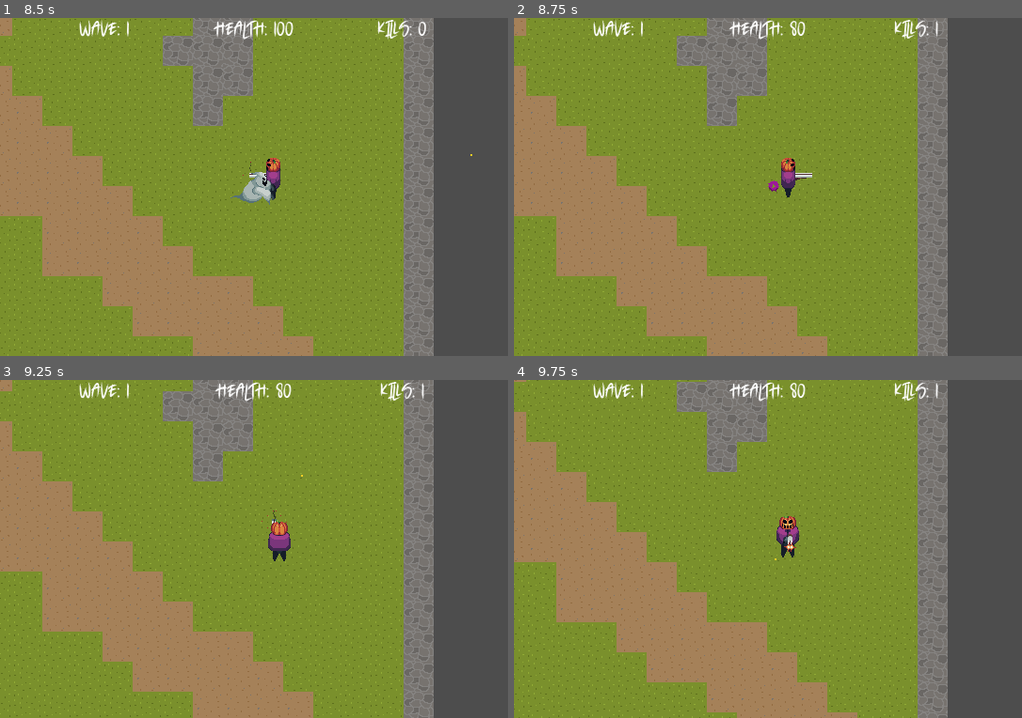
Above: before the commit, frames 1-4 (two rows, left to right).
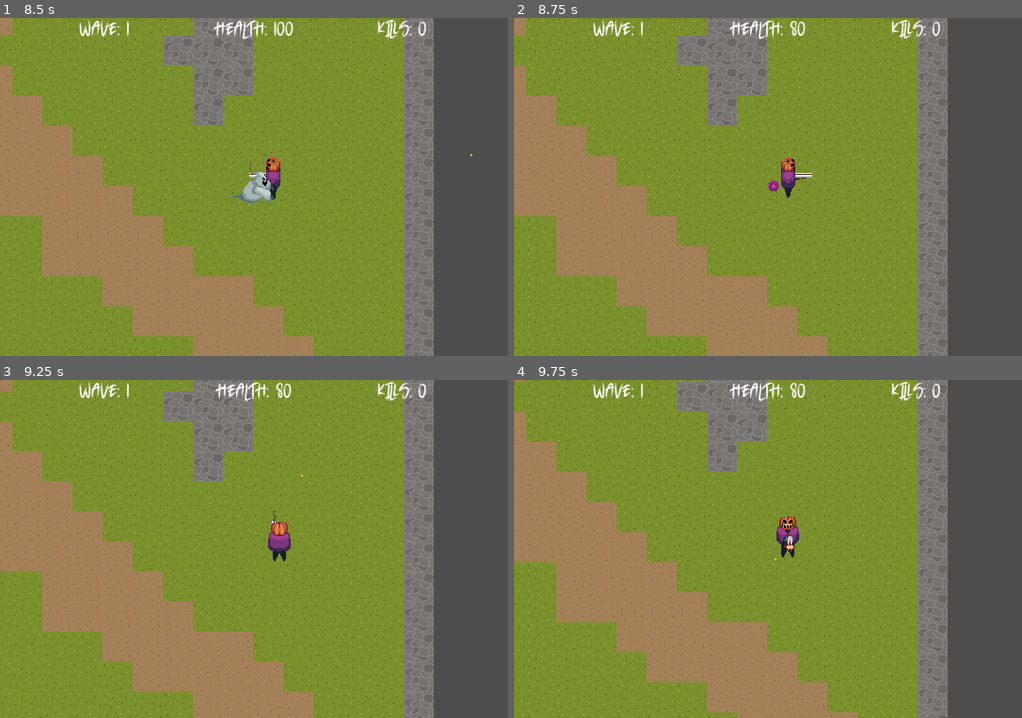
Above: after the commit, the same moments.

Repository: joshuardecker/eternal-harvest
Game: Godot game, scene res://Start/start.tscn
Two runs of this game, one before a commit and one after it. Both use one fixed random seed, a clock stepped at 60 frames per second and the inputs below.
Inputs (mouse positions are in pixels of both pictures, inside the frame that each line leads up to):
- Up to frame 1 (8.5 s): click "Start Game" at 0.5 s; tap Enter at 1.25 s; move the mouse to (365, 170) at 1.27 s; hold D (right) 1.28-2.03 s; click (365, 170) at 1.35 s; move the mouse to (152, 203) at 2.02 s; hold S (down) 2.03-2.78 s; click (152, 203) at 2.1 s; move the mouse to (304, 112) at 2.77 s; hold D (right) 2.78-3.53 s; click (304, 112) at 2.85 s; move the mouse to (228, 254) at 3.52 s; hold W (up) 3.53-4.28 s; click (228, 254) at 3.6 s; move the mouse to (406, 237) at 4.27 s; hold A (left) 4.28-5.78 s; click (406, 237) at 4.35 s; move the mouse to (101, 136) at 5.02 s; click (101, 136) at 5.1 s; move the mouse to (279, 187) at 5.77 s; hold S (down) 5.78-6.53 s; click (279, 187) at 5.85 s; move the mouse to (177, 102) at 6.52 s; hold D (right) 6.53-7.28 s; click (177, 102) at 6.6 s; move the mouse to (365, 170) at 7.27 s; hold W (up) 7.28-8.03 s; click (365, 170) at 7.35 s; move the mouse to (152, 203) at 8.02 s; hold D (right) from 8.03 s (still down); click (152, 203) at 8.1 s
- Up to frame 2 (8.75 s): keep holding D (right)
- Up to frame 3 (9.25 s): move the mouse to (304, 474) at 8.77 s; release D (right) at 8.78 s; hold S (down) from 8.78 s (still down); click (304, 474) at 8.85 s
- Up to frame 4 (9.75 s): move the mouse to (742, 616) at 9.52 s; release S (down) at 9.53 s; hold A (left) from 9.53 s (still down); click (742, 616) at 9.6 s

Frame 1 is identical in both runs. In frame 2, 0.3% of the frame differs, in the area x 74-84%, y 0-7%; in frame 3, 0.3%; in frame 4, 0.3%.

Commit message:
Now uses the stats manager instead of directly interacting with the hud

Diff:
--- a/Enemies/ghost.gd
+++ b/Enemies/ghost.gd
@@ -30,6 +30,7 @@
 @onready var ghost_ai: GhostAI = $GhostAI
 
 var player: Player
+var stats_manager: StatsManager
 
 # How long in seconds since the AIEngine made a new decision on what to do.
 var last_ai_decision_time: float
@@ -46,13 +47,11 @@
 		despawn()
 		return
 
-	# Load a local instance of the hud.
-	var hud = get_tree().get_first_node_in_group("HUD")
-	if not hud:
-		push_error("This ghost tried to load the hud and it couldnt!")
+	stats_manager = get_tree().get_first_node_in_group("StatsManager")
 
-	# When the ghost dies, tell the hud to add one to the kill counter.
-	connect("dead", hud.update_kill_amount)
+	# If the stats manager could not be found.
+	if not stats_manager:
+		push_error("This ghost could not find the stats manager!")
 
 func _process(delta: float):
 	move(delta)
@@ -89,6 +88,9 @@
 	hitbox_shape.disabled = true
 
 	drop_items()
+
+	# Tell the stats manager that the player got a kill.
+	stats_manager.update_player_kills()
 
 func drop_items():
 	print("I need to drop items!")
